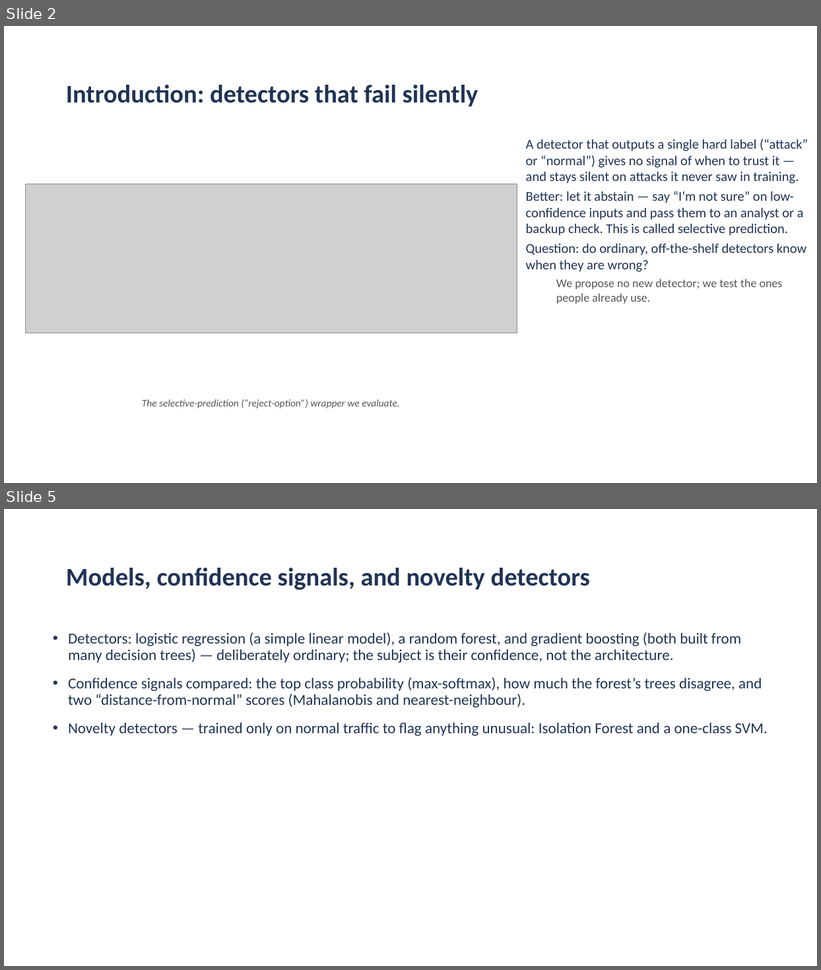
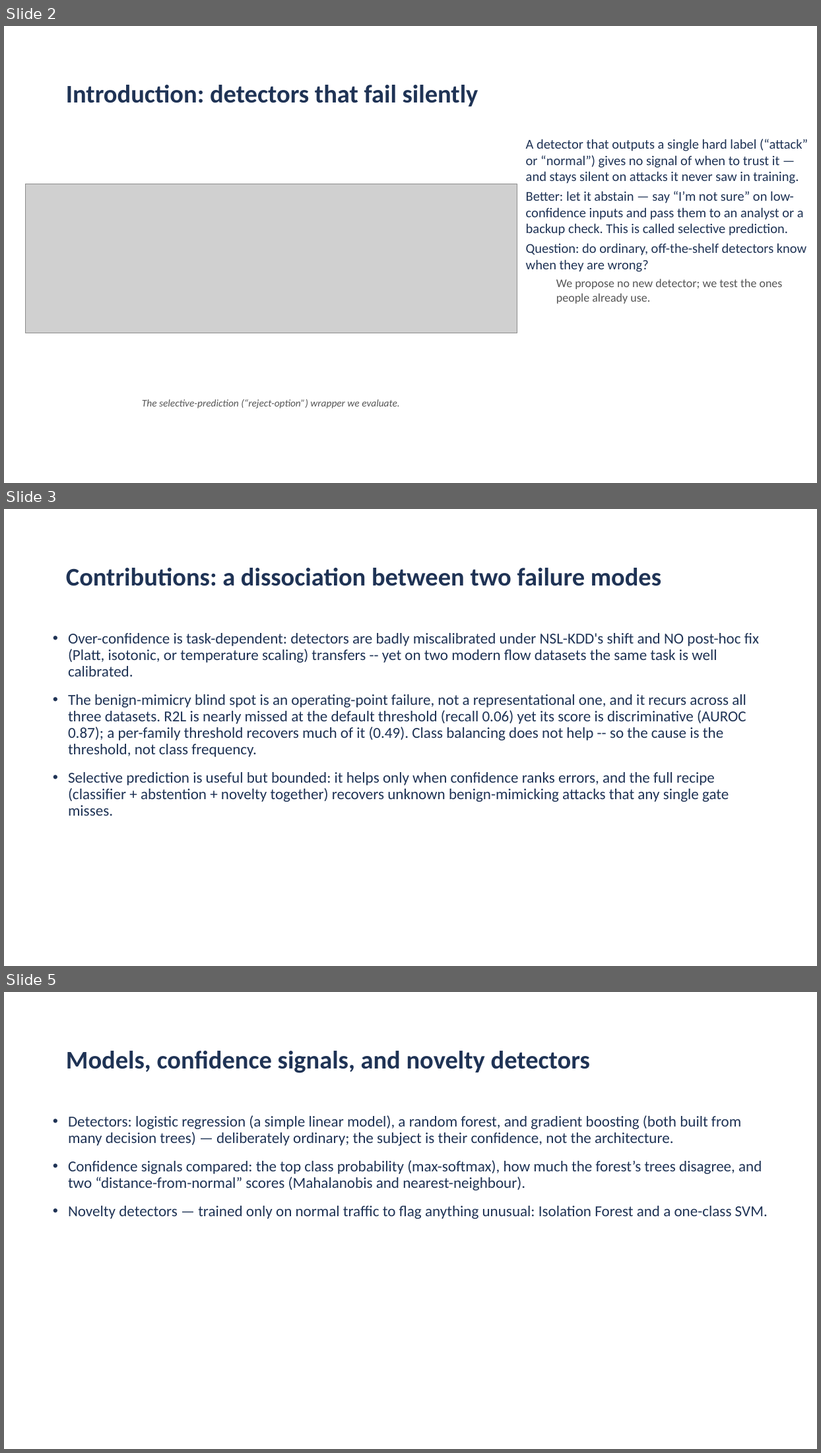
Before and after one commit to aiparallel0/chaoscrypt, a slide deck: papers/paper2-ids-selective/presentation.pptx. Shown one above the other, each under a label of ours: slides 2 and 5 before the commit, slides 2, 3 and 5 after it; the slides between them are not shown. The pictures are 821x970 and 821x1453 pixels, drawn with LibreOffice and Linux fonts; fonts in the diff are those of the drawing; grey boxes stand for pictures; background and template pictures are left out. Boxes give left, top, right and bottom in pixels: in the first picture for what was removed or moved away, otherwise in the second. Text is boxed around its words. In the diff, an @@ line names an element or a change of style, - is before the commit and + after.

```diff
--- a/papers/paper2-ids-selective/presentation.pptx
+++ b/papers/paper2-ids-selective/presentation.pptx
@@ slide 3 added at (4, 509, 817, 966), background picture (left out) @@
@@ title added at (66, 568, 661, 586), 30 pt, text #1F3355, bold @@
+Contributions: a dissociation between two failure modes
@@ text added at (68, 633, 759, 816), 18 pt, text #1F3355 @@
+• Over-confidence is task-dependent: detectors are badly miscalibrated under NSL-KDD's shift and NO post-hoc fix (Platt, isotonic, or temperature scaling) transfers -- yet on two modern flow datasets the same task is well calibrated.
+• The benign-mimicry blind spot is an operating-point failure, not a representational one, and it recurs across all three datasets. R2L is nearly missed at the default threshold (recall 0.06) yet its score is discriminative (AUROC 0.87); a per-family threshold recovers much of it (0.49). Class balancing does not help -- so the cause is the threshold, not class frequency.
+• Selective prediction is useful but bounded: it helps only when confidence ranks errors, and the full recipe (classifier + abstention + novelty together) recovers unknown benign-mimicking attacks that any single gate misses.
```
Also in this commit, not shown: 4 slides changed, 3 other slides added, 3 slides removed, 26 other files.
